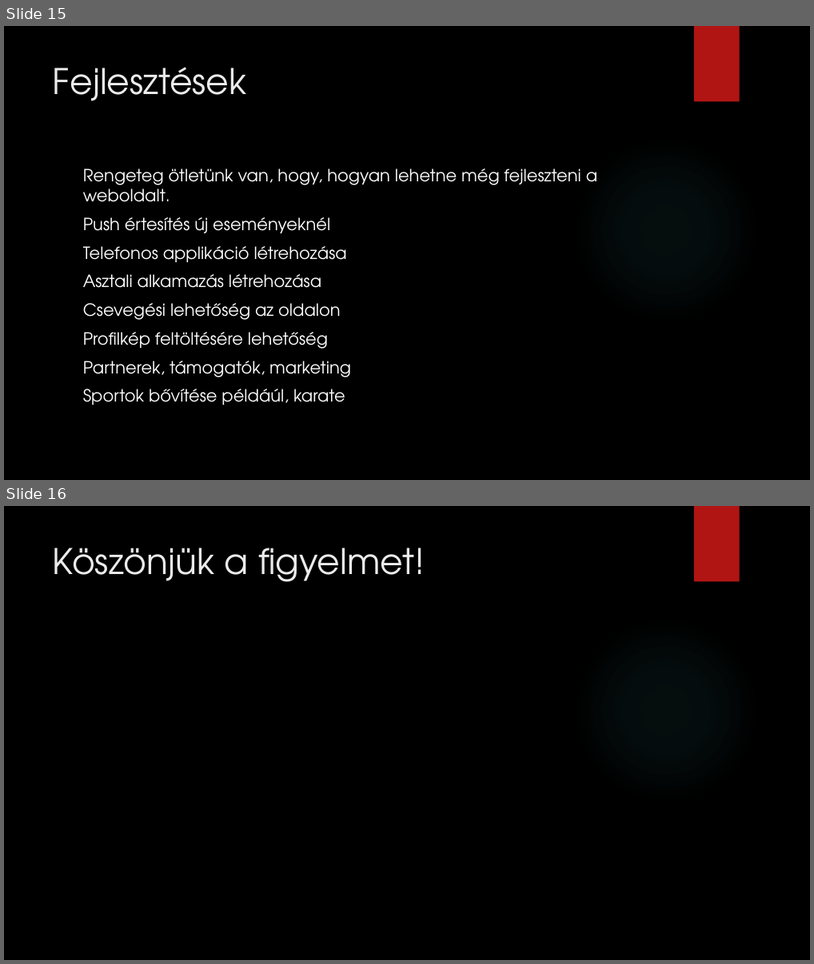
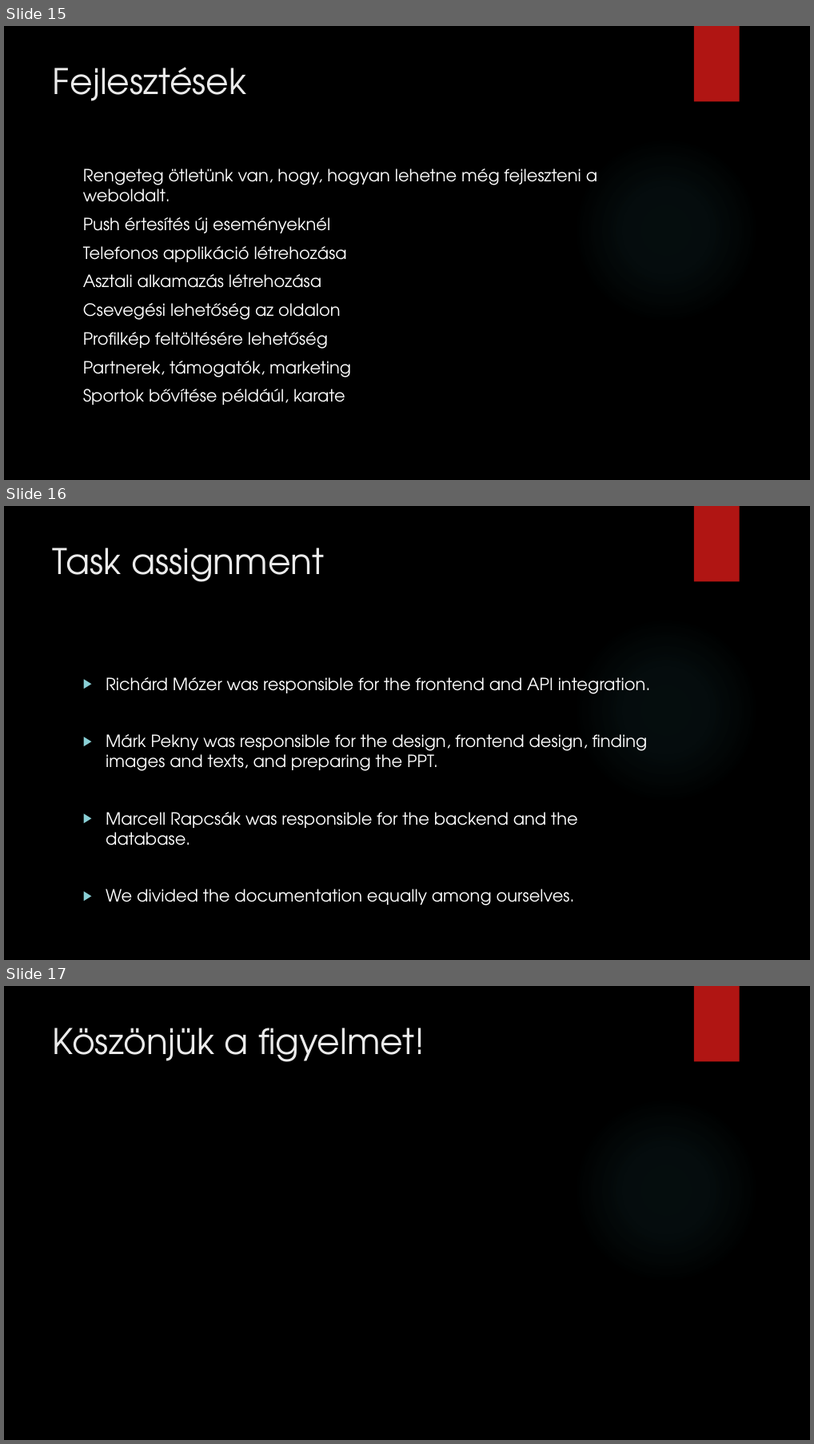
Before and after one commit to mozricsi/zaromunka_kuzdosportok, a slide deck: KüzdőKert.pptx. Shown one above the other, each under a label of ours: slides 15 and 16 before the commit, slides 15, 16 and 17 after it. The pictures are 814x964 and 814x1444 pixels, drawn with LibreOffice and Linux fonts; fonts in the diff are those of the drawing; background and template pictures are left out. Boxes give left, top, right and bottom in pixels: in the first picture for what was removed or moved away, otherwise in the second. Text is boxed around its words. In the diff, an @@ line names an element or a change of style, - is before the commit and + after.

```diff
--- a/KüzdőKert.pptx
+++ b/KüzdőKert.pptx
@@ slide 16 added at [4,506,810,960], background picture (left out); not listed: 2 template elements that a slide beside it also shows @@
@@ title added at [53,548,325,582], 42 pt, text #EBEBEB @@
+Task assignment
@@ text added at [106,677,651,905], 20 pt, text #FFFFFF @@
+▶ Richárd Mózer was responsible for the frontend and API integration.
+▶ Márk Pekny was responsible for the design, frontend design, finding images and texts, and preparing the PPT.
+▶ Marcell Rapcsák was responsible for the backend and the database.
+▶ We divided the documentation equally among ourselves.
@@ what was slide 16 is now slide 17 @@
```
Also in this commit, not shown: 1 other slide added, 1 slide removed.
